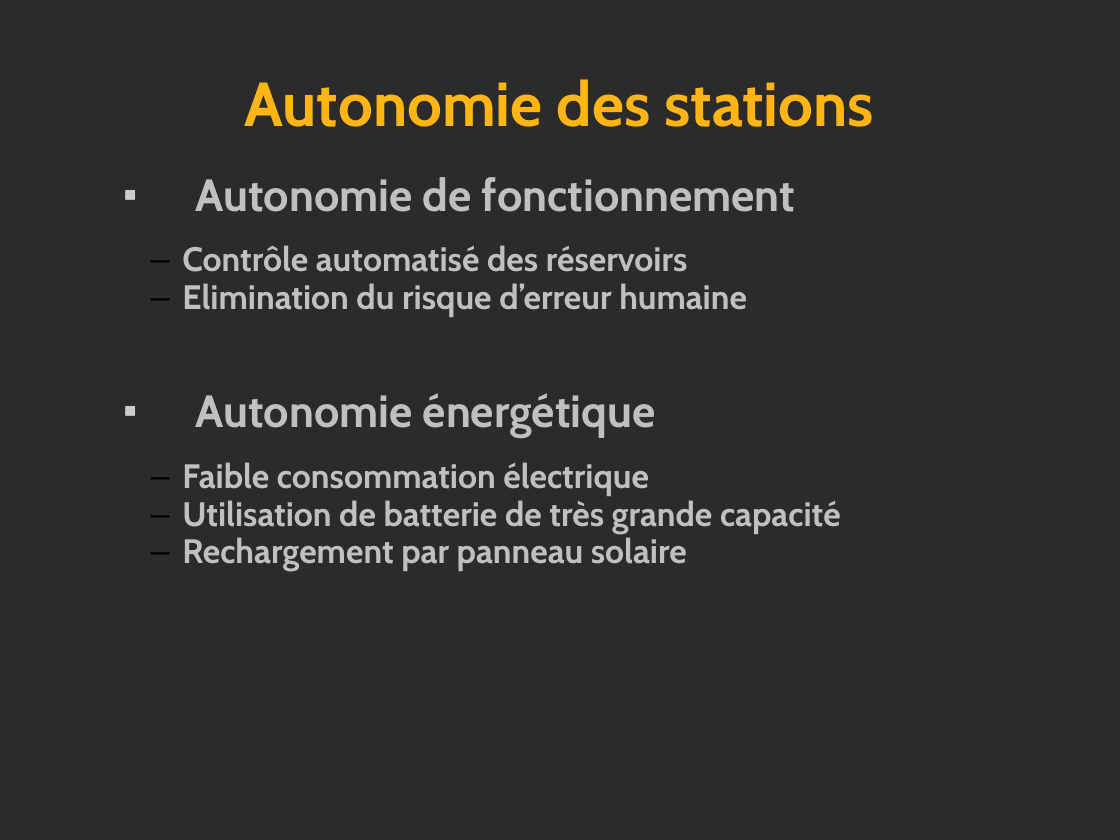
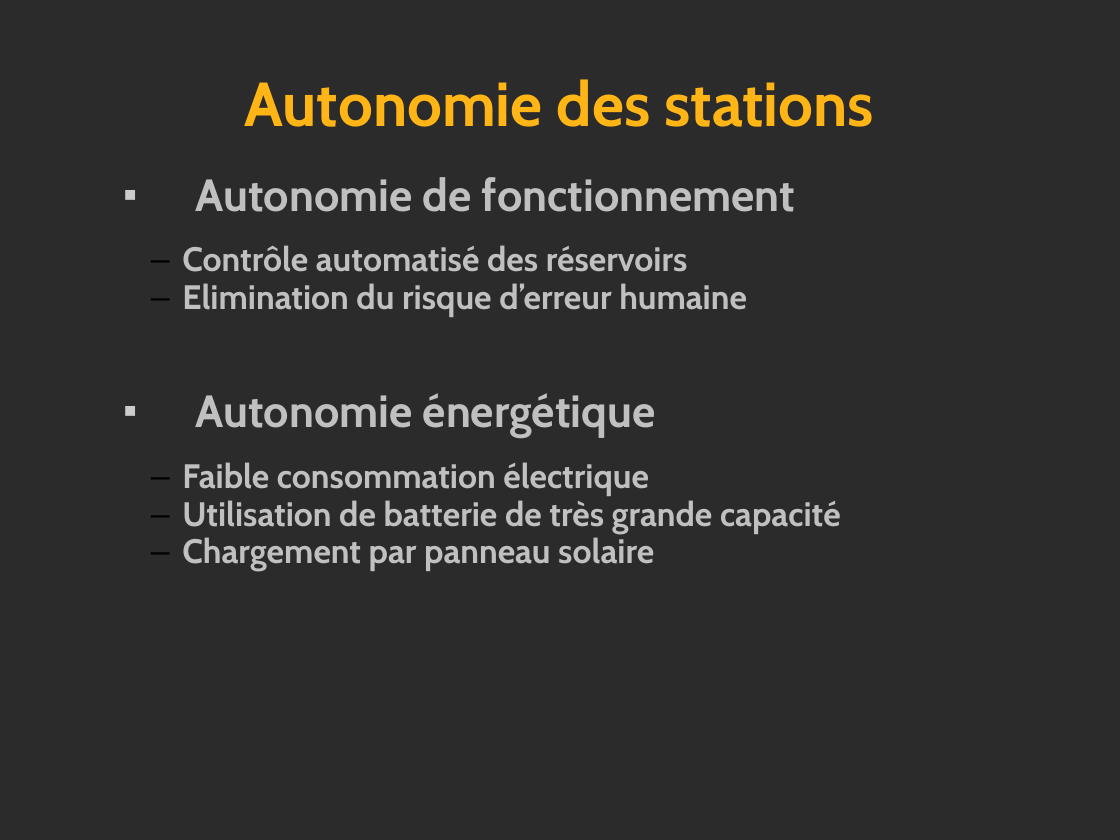
Before and after one commit to leandromattioli/projetIngenierie, a slide deck: slide 12 of Perso_CdP/RevueFinale/RevueFinale.odp (slide 9 before the commit). Drawn at 1120x840 pixels with LibreOffice and Linux fonts; fonts in the diff are those of the drawing; background and template pictures are left out; a plain dark background stands for a picture behind light text. Boxes give left, top, right and bottom in pixels: in the first picture for what was removed or moved away, otherwise in the second. Text is boxed around its words. In the diff, an @@ line names an element or a change of style, - is before the commit and + after.

```diff
--- a/Perso_CdP/RevueFinale/RevueFinale.odp
+++ b/Perso_CdP/RevueFinale/RevueFinale.odp
@@ text at (182,537,654,571): text changed @@
-  – Rechargement par panneau solaire
+  – Chargement par panneau solaire
```
Also in this commit, not shown: 9 other slides changed, 4 slides added, 1 slide removed, 20 other files.
